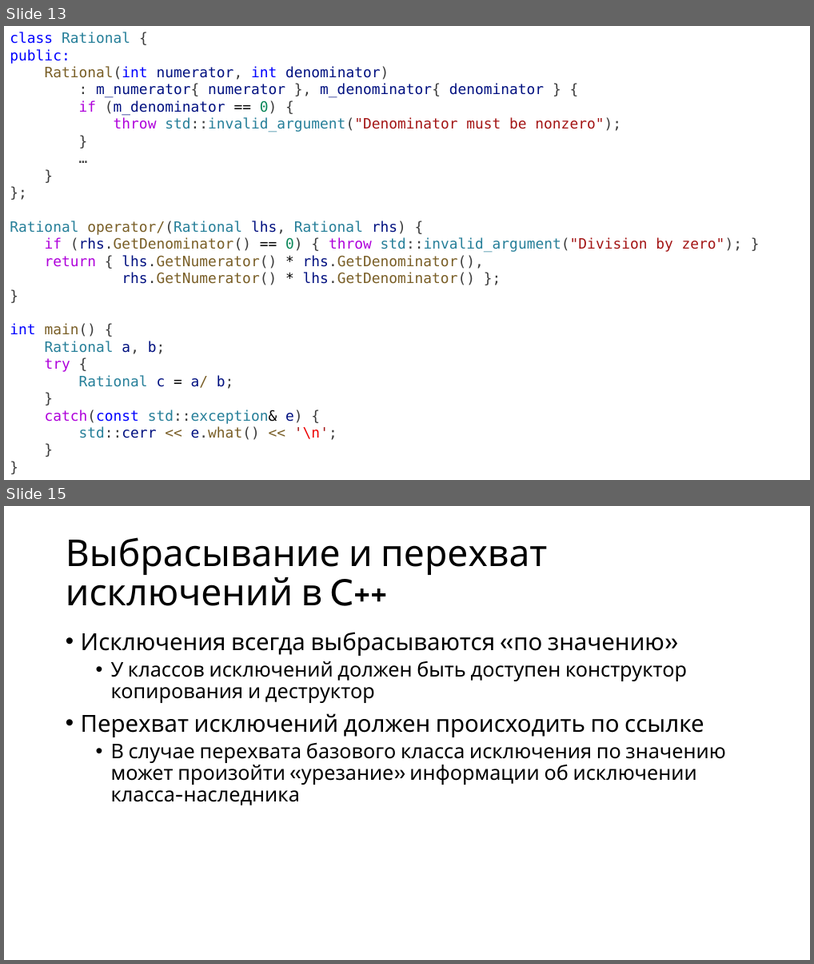
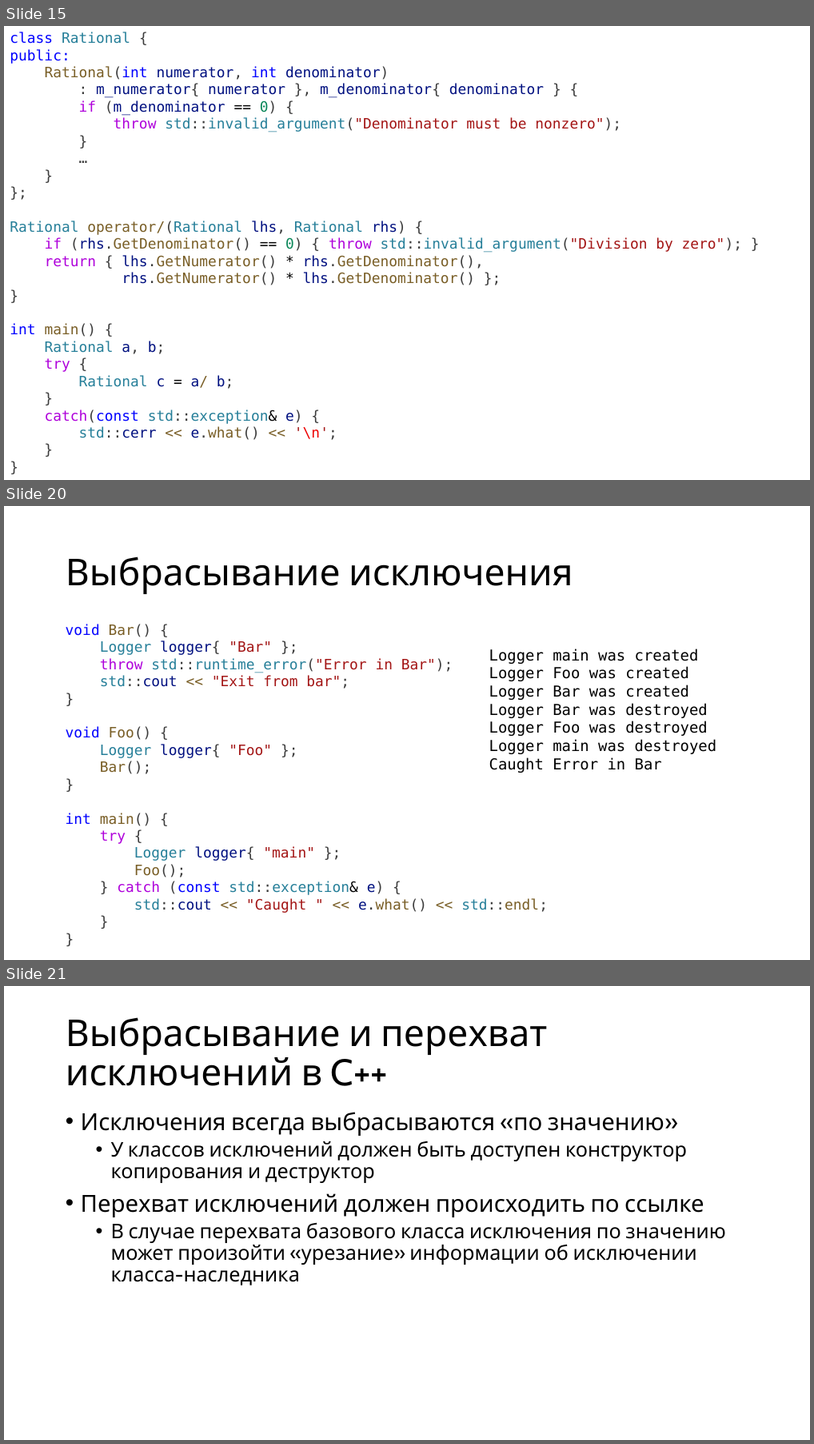
Before and after one commit to alexey-malov/oop, a slide deck: lectures/05/Обработка ошибок и исключительных ситуаций.pptx. Shown one above the other, each under a label of ours: slides 13 and 15 before the commit, slides 15, 20 and 21 after it; the slides between them are not shown. The pictures are 814x964 and 814x1444 pixels, drawn with LibreOffice and Linux fonts; fonts in the diff are those of the drawing. Boxes give left, top, right and bottom in pixels: in the first picture for what was removed or moved away, otherwise in the second. Text is boxed around its words. In the diff, an @@ line names an element or a change of style, - is before the commit and + after.

Commit message:
Доработка лекции про исключения

```diff
--- a/lectures/05/Обработка ошибок и исключительных ситуаций.pptx
+++ b/lectures/05/Обработка ошибок и исключительных ситуаций.pptx
@@ slide 20 added at [4,506,810,960], background #FFFFFF @@
@@ title added at [66,556,573,594], 44 pt, text #000000 @@
+Выбрасывание исключения
@@ text added at [66,624,548,912], 17 pt, text #267F99 @@
+void Bar() {
+Logger logger{ "Bar" };
+throw std::runtime_error("Error in Bar");
+std::cout << "Exit from bar";
+}
+void Foo() {
+Logger logger{ "Foo" };
+Bar();
+}
+int main() {
+try {
+Logger logger{ "main" };
+Foo();
+} catch (const std::exception& e) {
+std::cout << "Caught " << e.what() << std::endl;
+}
+}
@@ text added at [490,648,717,772], 18 pt, text #000000 @@
+Logger main was created
+Logger Foo was created
+Logger Bar was created
+Logger Bar was destroyed
+Logger Foo was destroyed
+Logger main was destroyed
+Caught Error in Bar
@@ what was slide 13 is now slide 15 @@
@@ what was slide 15 is now slide 21 @@
```
Also in this commit, not shown: 13 slides changed, 13 other slides added, 1 slide removed, 2 other files.
